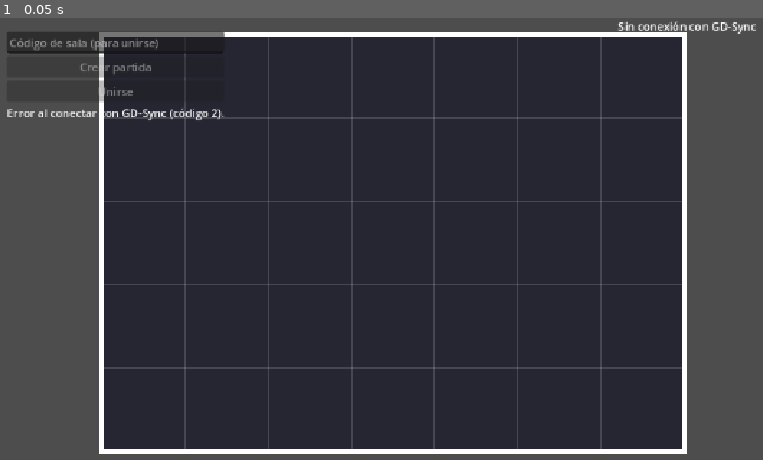
Above: before the commit, frame 1.
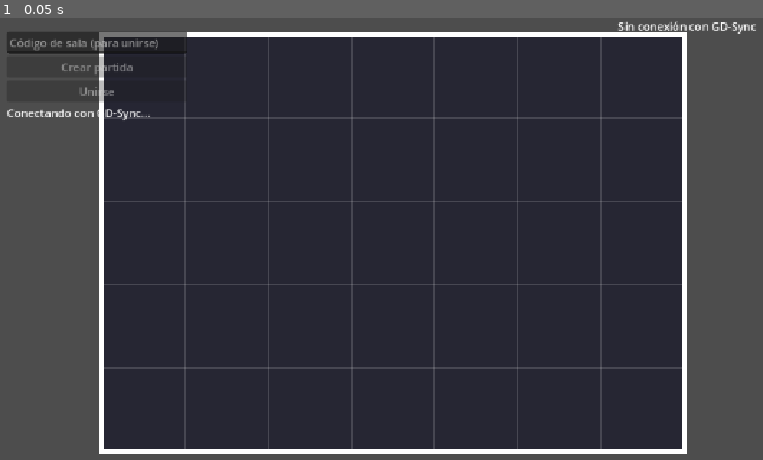
Above: after the commit, the same moment.

Repository: Lazzycolt/king-of-the-cell-godot
Game: Godot game, scene res://Escenas/arena.tscn
Two runs of this game, one before a commit and one after it. Both use one fixed random seed, a clock stepped at 60 frames per second and the inputs below.
Inputs:
- Up to frame 1 (0.05 s): no input

The runs differ from the first frame. In frame 1, 0.5% of the frame differs, in the area x 0-30%, y 3-24%.

Commit message:
Bugfix
Le saco el modo local y se agregaron las cosas para exportar el exe

Diff:
--- a/Escenas/arena.tscn
+++ b/Escenas/arena.tscn
@@ -97,7 +97,6 @@
 
 [node name="Red" type="Node" parent="." unique_id=94712918 node_paths=PackedStringArray("contenedor_jugadores", "partida", "spawns", "menu", "campo_codigo", "boton_crear", "boton_unirse", "etiqueta_estado")]
 script = ExtResource("2_ea8m7")
-modo_local = true
 contenedor_jugadores = NodePath("../Jugadores")
 partida = NodePath("../Partida")
 spawns = [NodePath("../Spawn1"), NodePath("../Spawn2")]
Not shown, added: export_presets.cfg
